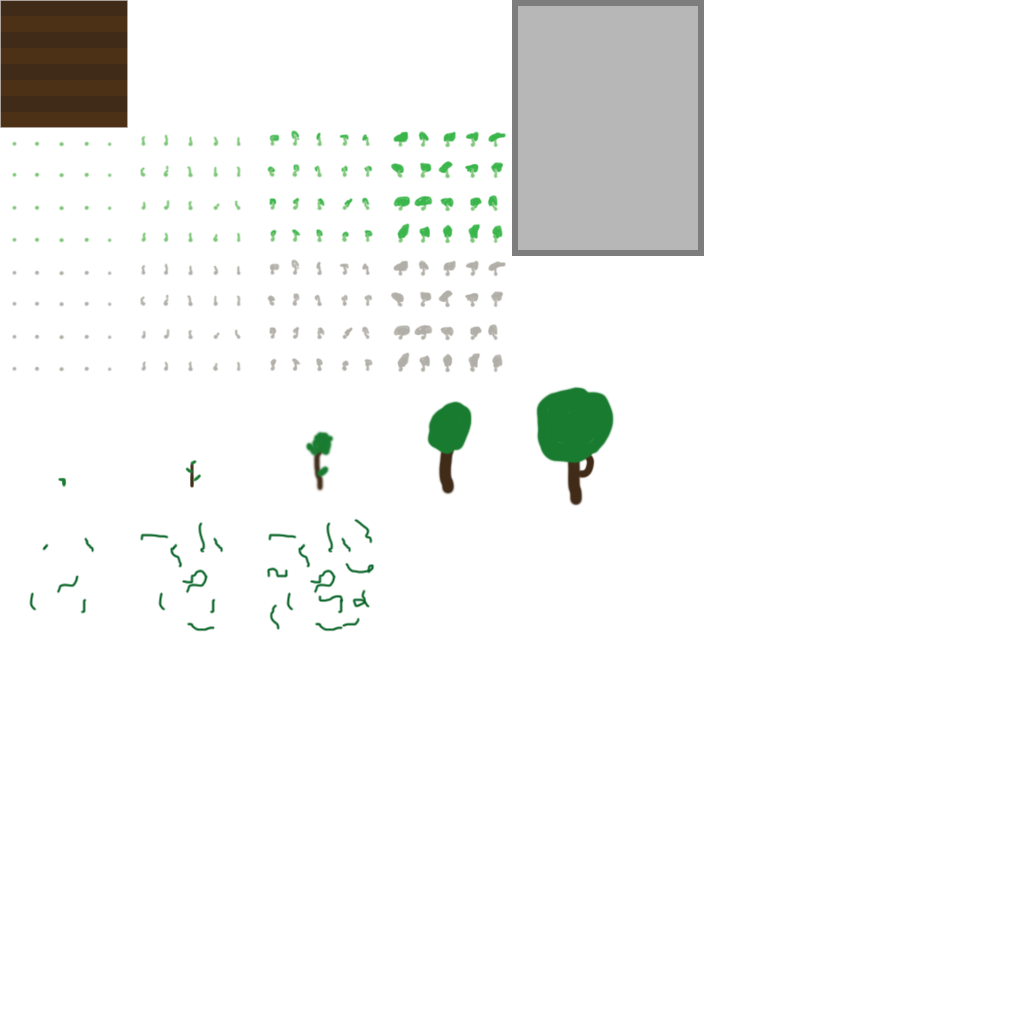
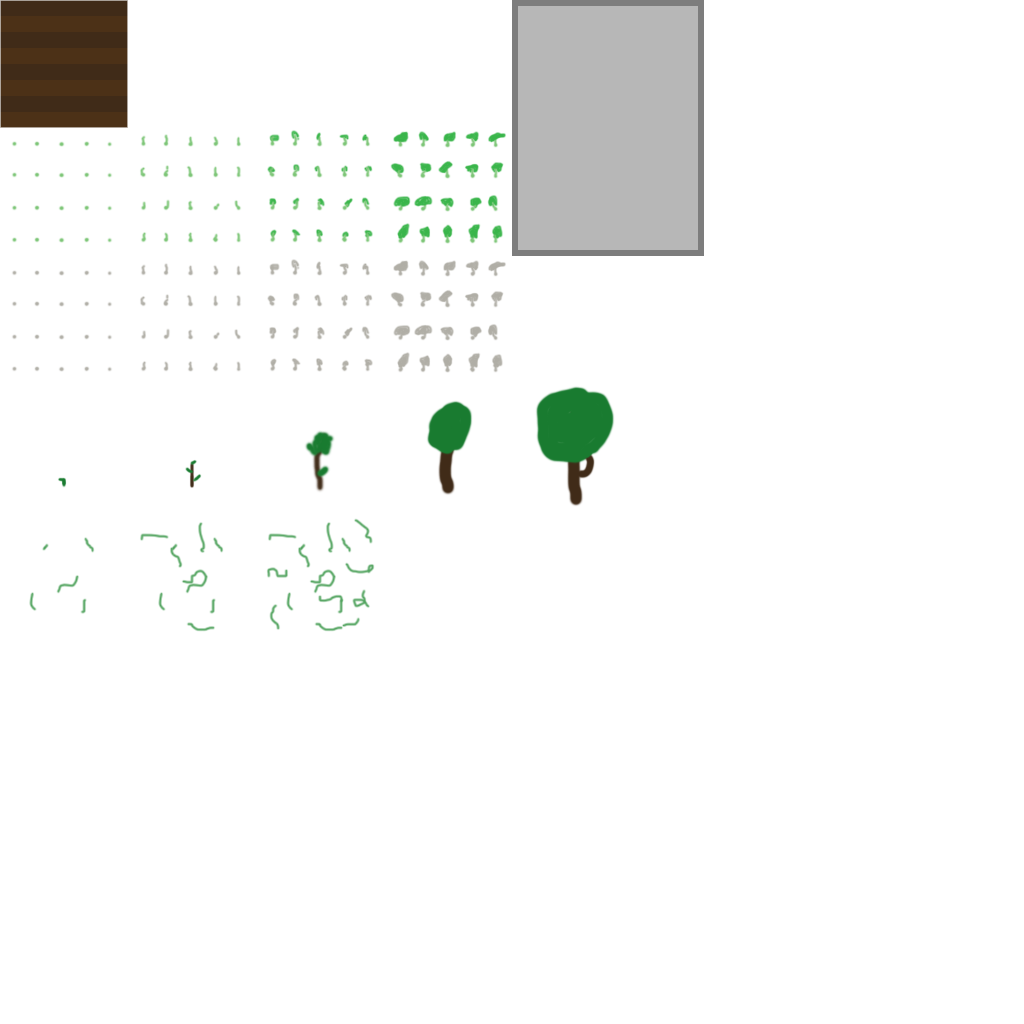
Comparing the layer stacks of the two 1024px x 1024px images. Changes:
pixels changed over 29, 518, 375, 632 (layer not identified)
